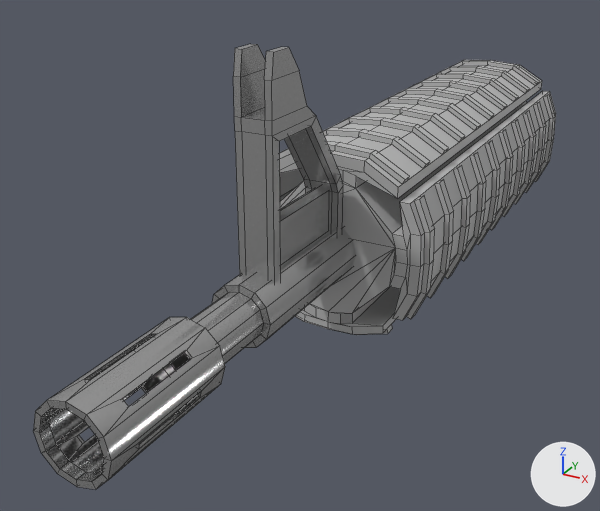
The FBX model Assets/_InternalAssets/Models/barrel_1.fbx as it was, and as the next commit left it.
Both versions are drawn from a 50 mm camera at (6.42, -26.58, 7.72) aimed at (-0.76, -13.52, 1.19). Lighting does not change. The marker at lower right points along +X, +Y and +Z. Mesh edges are drawn as thin lines. Where no turn or scale is listed for an object, it has been applied to the vertices. Vertices at the same position are counted once.

Objects in the first picture: 'barrel_1'.
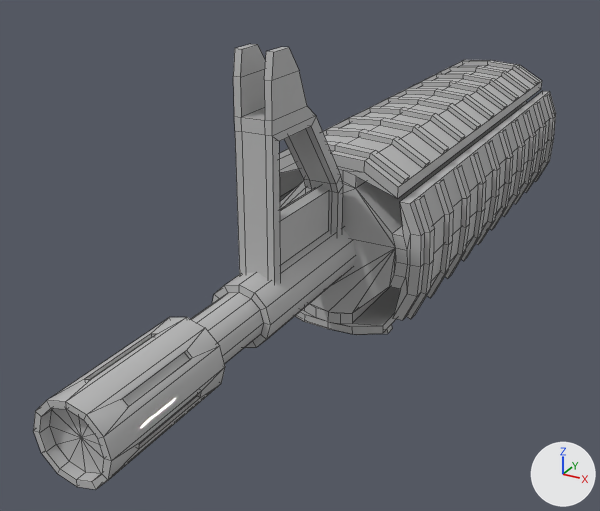
The newer file is also turned or shifted as a whole; pictures and numbers use the older file's frame.

The change, as a list of edits to the scene's bpy script:
```text
Change mat_palet_009:
    mat_palet_009.metallic: 0.796 -> 0.0
    mat_palet_009.roughness: 0.136 -> 0.0
Change me_cylinder_012:
    used by ob_barrel_1; location = (0.0, 0.0, 0.0)
    remove me_cylinder_012.from_pydata(...)  # 1186 vertices, 939 faces; spans x -1.9..1.9, y -20.7..-3.9, z -0.2..5.6
    add me_cylinder_012.from_pydata(...)  # 1187 vertices, 957 faces; spans x -1.9..1.9, y -20.7..-3.9, z -0.2..5.6
    me_cylinder_012 part 1
    1 vertex is added at (0.0, -20.5, 1.6)
    18 new faces join them, mat_palet_009 (its picture is missing)
```

Pixel boxes [x1, y1, x2, y2] of what changed, in the pictures (600 x 511 px):
'barrel_1', surface changed, reshaped: [33, 44, 556, 489] in both
part 1 of me_cylinder_012, added: after [50, 337, 197, 474]
